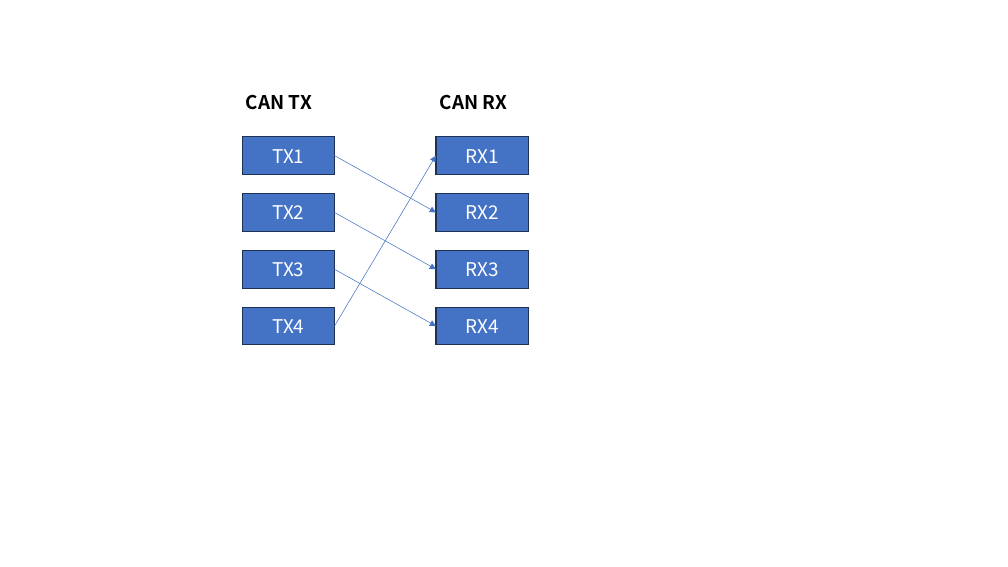
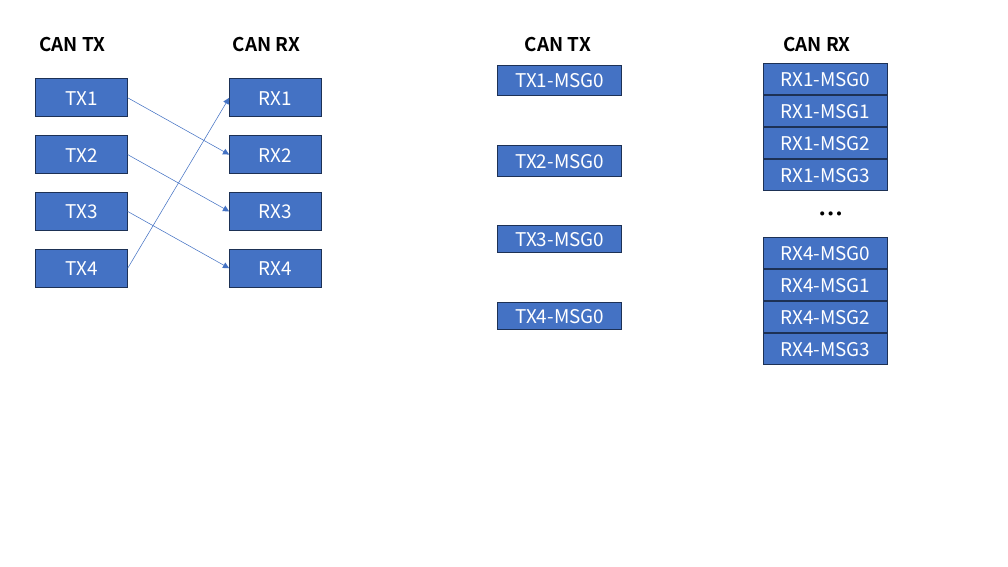
Before and after one commit to iamtonyxu/gpb, a slide deck: slide 7 of stn/stn_test_fw_solution.pptx. Drawn at 1008x567 pixels with LibreOffice and Linux fonts; fonts in the diff are those of the drawing. Boxes give left, top, right and bottom in pixels: in the first picture for what was removed or moved away, otherwise in the second. Text is boxed around its words. In the diff, an @@ line names an element or a change of style, - is before the commit and + after.

```diff
--- a/stn/stn_test_fw_solution.pptx
+++ b/stn/stn_test_fw_solution.pptx
@@ text "CAN RX": place and size @@
-text "CAN RX" at (440, 94, 508, 110)
+text "CAN RX" at (233, 36, 301, 52)
@@ text added at (525, 36, 591, 52), 18 pt, text #000000, bold @@
+CAN TX
@@ text added at (783, 36, 851, 52), 18 pt, text #000000, bold @@
+CAN RX
@@ rectangle added at (498, 65, 622, 95), fill #4472C4, outline #1E3256 1 pt, 18 pt, text #FFFFFF @@
+TX1-MSG0
@@ rectangle added at (764, 64, 889, 94), fill #4472C4, outline #1E3256 1 pt, 18 pt, text #FFFFFF @@
+RX1-MSG0
@@ 6 rectangles, 2 arrows, 1 text: place and size @@
-6 rectangles, 2 arrows, 1 text at (242, 94, 529, 346)
+6 rectangles, 2 arrows, 1 text at (36, 36, 321, 287)
@@ rectangle added at (764, 96, 889, 126), fill #4472C4, outline #1E3256 1 pt, 18 pt, text #FFFFFF @@
+RX1-MSG1
@@ rectangle added at (498, 145, 622, 175), fill #4472C4, outline #1E3256 1 pt, 18 pt, text #FFFFFF @@
+TX2-MSG0
@@ rectangle added at (764, 128, 889, 158), fill #4472C4, outline #1E3256 1 pt, 18 pt, text #FFFFFF @@
+RX1-MSG2
@@ rectangle added at (764, 160, 889, 190), fill #4472C4, outline #1E3256 1 pt, 18 pt, text #FFFFFF @@
+RX1-MSG3
@@ text added at (811, 195, 848, 233), 24 pt, text #000000, bold @@
+…
@@ 2 rectangles, 2 arrows: place and size @@
-2 rectangles, 2 arrows at (242, 212, 529, 326)
+2 rectangles, 2 arrows at (36, 155, 321, 268)
@@ rectangle added at (498, 226, 622, 253), fill #4472C4, outline #1E3256 1 pt, 18 pt, text #FFFFFF @@
+TX3-MSG0
@@ rectangle added at (764, 237, 889, 268), fill #4472C4, outline #1E3256 1 pt, 18 pt, text #FFFFFF @@
+RX4-MSG0
@@ rectangle added at (764, 270, 889, 300), fill #4472C4, outline #1E3256 1 pt, 18 pt, text #FFFFFF @@
+RX4-MSG1
@@ rectangle added at (498, 302, 622, 330), fill #4472C4, outline #1E3256 1 pt, 18 pt, text #FFFFFF @@
+TX4-MSG0
@@ rectangle added at (764, 302, 889, 332), fill #4472C4, outline #1E3256 1 pt, 18 pt, text #FFFFFF @@
+RX4-MSG2
@@ rectangle added at (764, 333, 889, 364), fill #4472C4, outline #1E3256 1 pt, 18 pt, text #FFFFFF @@
+RX4-MSG3
```
Also in this commit, not shown: 25 other files.
